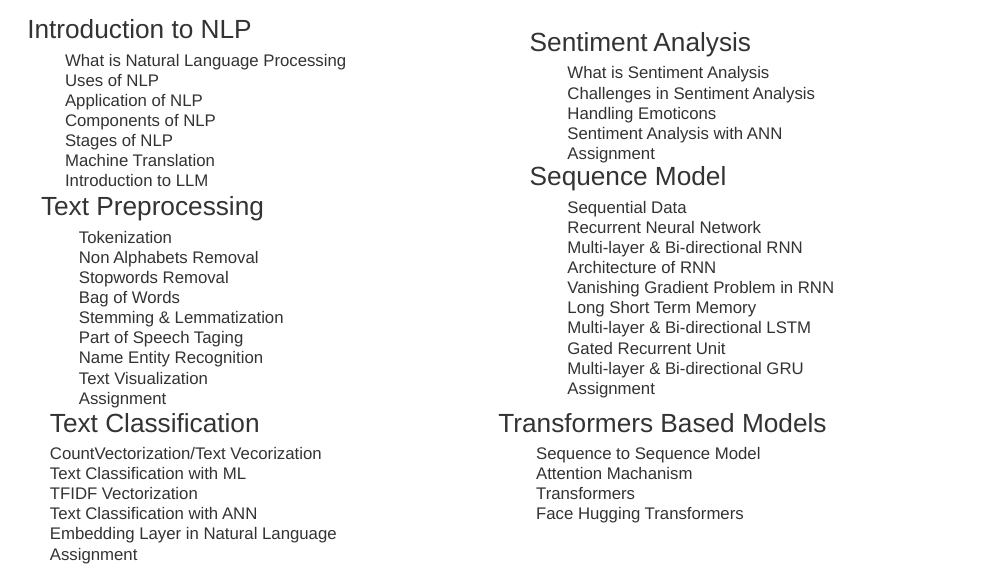
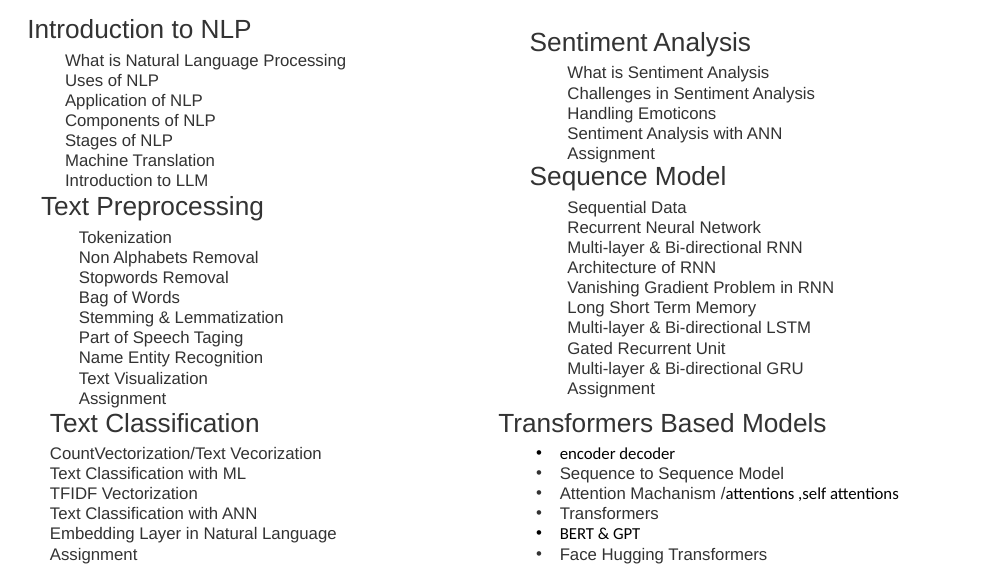
Before and after one commit to shahil04/ds_materials, a slide deck: slide 19 of 9.Deep_learning/class_10_Text_Nltk_Spacy.pptx (slide 9 before the commit). Drawn at 1008x567 pixels with LibreOffice and Linux fonts; fonts in the diff are those of the drawing. Boxes give left, top, right and bottom in pixels: in the first picture for what was removed or moved away, otherwise in the second. Text is boxed around its words. In the diff, an @@ line names an element or a change of style, - is before the commit and + after.

```diff
--- a/9.Deep_learning/class_10_Text_Nltk_Spacy.pptx
+++ b/9.Deep_learning/class_10_Text_Nltk_Spacy.pptx
@@ text at box(560, 447, 675, 459): paragraph added @@
+  • encoder decoder
@@ text at box(560, 467, 785, 564): bullet none to • @@
@@ text at box(560, 487, 899, 501): text changed; font Arial to Calibri; text colour #333333 to #000000 @@
-  Attention Machanism
+  • Attention Machanism /attentions ,self attentions
@@ text at box(560, 528, 640, 539): paragraph added @@
+  • BERT & GPT
```
Also in this commit, not shown: 11 slides added, 19 other files.
